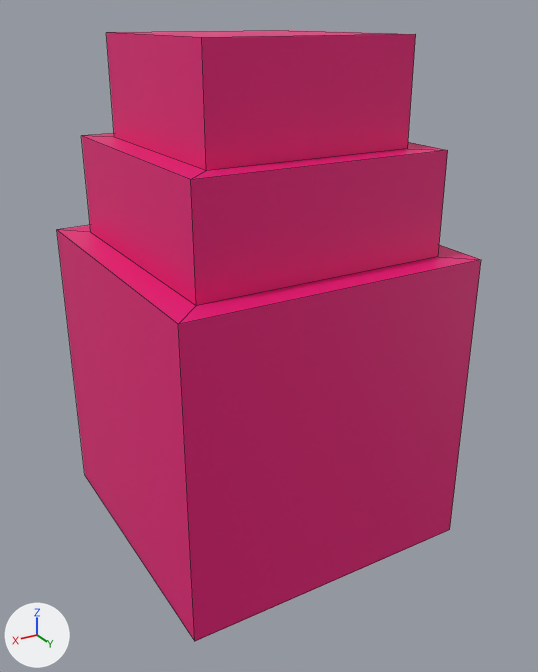
Renders of the Blender file src/assets/models/Player.blend from each side of a commit.
Rendered twice from a 50 mm lens placed at (2.33, 4.05, 2.35), pointed at (0.0, 0.17, 0.41). Lighting does not change. The marker at lower left points along +X, +Y and +Z. Mesh edges are drawn as thin lines.
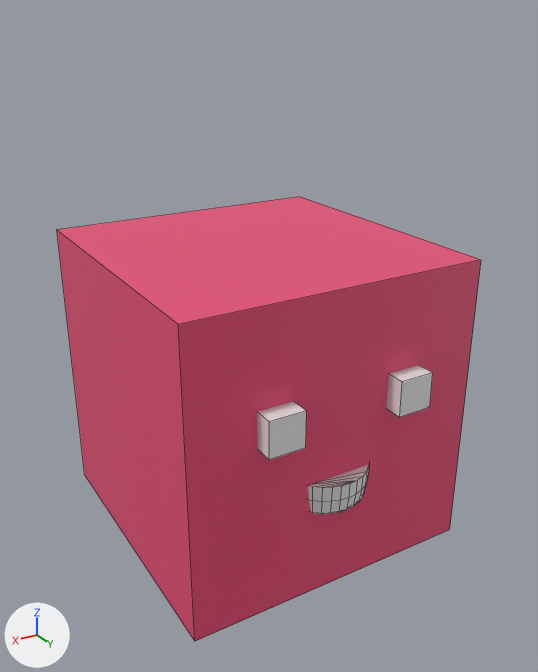
The newer file is also turned or shifted as a whole; pictures and numbers use the older file's frame.

Changed parts and their boxes (x1, y1, x2, y2) in the pictures (538 x 672 px):
```json
{"object": "Cube", "change": "reshaped", "before": [57, 30, 481, 641], "after": [57, 196, 481, 641], "on screen": "27% shorter"}
{"object": "Cube.001", "change": "added", "after": [257, 401, 307, 460]}
{"object": "Sphere", "change": "added", "after": [308, 465, 369, 514]}
{"object": "Cube.002", "change": "added", "after": [386, 365, 433, 417]}
{"part": 1, "of": "me_cube_001", "change": "cut back", "before": [58, 30, 481, 324], "after": [58, 196, 481, 324]}
{"part": 2, "of": "me_cube_001", "change": "recoloured", "before": [57, 230, 481, 641], "after": [57, 230, 481, 641]}
```

The change, as JSON lines over the scene's bpy script:
```json
{"op": "add", "block": "mat_material", "code": ["mat_material = principled_material('Material')", "mat_material.base_color = (0.8, 0.074, 0.181)  # pink #e74d76"]}
{"block": "me_cube_001", "where": "# used by ob_cube; location = (0.0, 0.0, 0.0)"}
{"op": "remove", "block": "me_cube_001", "code": "me_cube_001.from_pydata(...)  # 28 vertices, 26 faces; spans x -1.0..1.0, y -1.0..1.0, z -1.0..2.26"}
{"op": "add", "block": "me_cube_001", "code": "me_cube_001.from_pydata(...)  # 8 vertices, 6 faces; spans x -1.0..1.0, y -1.0..1.0, z -1.0..1.0"}
{"block": "me_cube_001", "change": "me_cube_001 part 1"}
{"block": "me_cube_001", "change": "20 vertices are removed from x -1.0..1.0, y -1.0..1.0, z 1.0..2.26"}
{"block": "me_cube_001", "change": "21 faces are deleted"}
{"block": "me_cube_001", "change": "1 new face joins them"}
{"block": "me_cube_001", "change": "me_cube_001 part 2: 5 faces spanning x -1.0..1.0, y -1.0..1.0, z -1.0..1.0 switch from mat_material_001 (pink #e71579) to mat_material (pink #e74d76)"}
{"op": "add", "block": "me_sphere", "code": ["me_sphere = bpy.data.meshes.new('Sphere')", "me_sphere.from_pydata(...)  # 51 vertices, 66 faces; spans x -1.0..1.0, y 0.0..1.0, z -0.38..0.0"]}
{"op": "add", "block": "me_cube_003", "code": ["me_cube_003 = bpy.data.meshes.new('Cube.003')", "me_cube_003.from_pydata(...)  # a box spanning x -1.0..1.0, y -1.0..1.0, z -1.0..1.0"]}
{"op": "add", "block": "ob_sphere", "code": ["ob_sphere = bpy.data.objects.new('Sphere', me_sphere)", "ob_sphere.location = (0.0, 0.81, -0.195)", "ob_sphere.scale = (0.297, 0.297, 0.528)"]}
{"op": "add", "block": "ob_cube_002", "code": ["ob_cube_002 = bpy.data.objects.new('Cube.002', me_cube_003)", "ob_cube_002.location = (-0.451, 1.006, 0.283)", "ob_cube_002.scale = (0.117, 0.117, 0.117)"]}
{"op": "add", "block": "ob_cube_001", "code": ["ob_cube_001 = bpy.data.objects.new('Cube.001', me_cube_003.copy())", "ob_cube_001.location = (0.451, 1.006, 0.283)", "ob_cube_001.scale = (0.117, 0.117, 0.117)"]}
```
